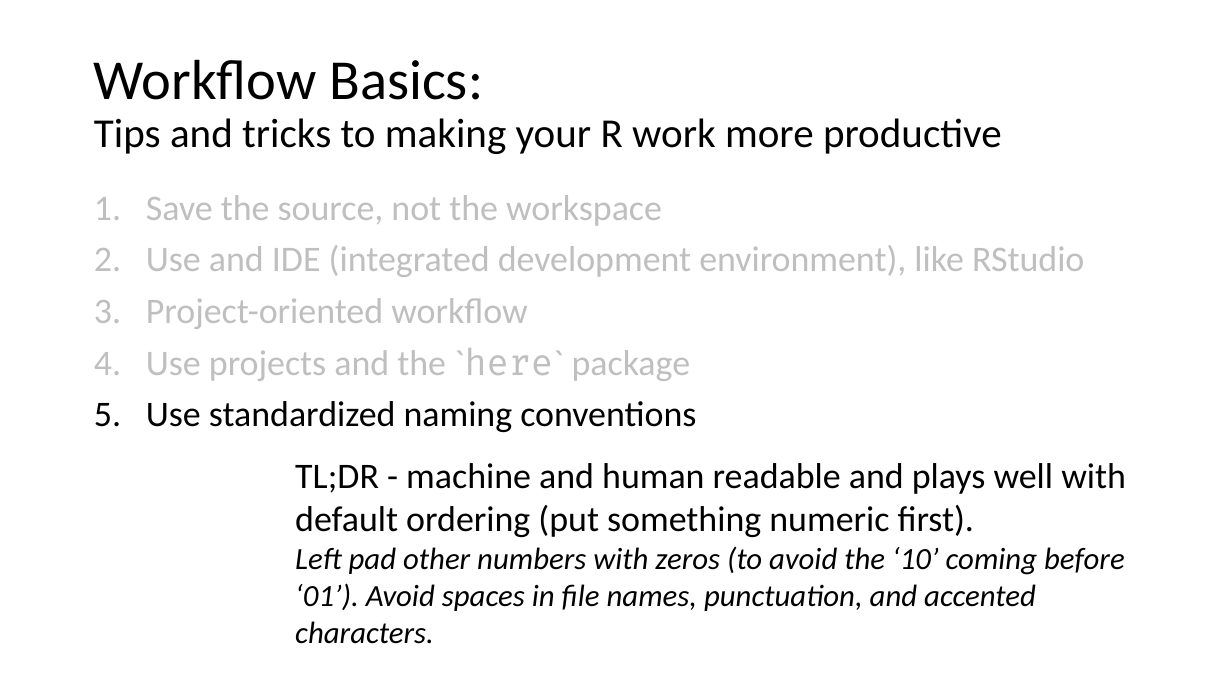
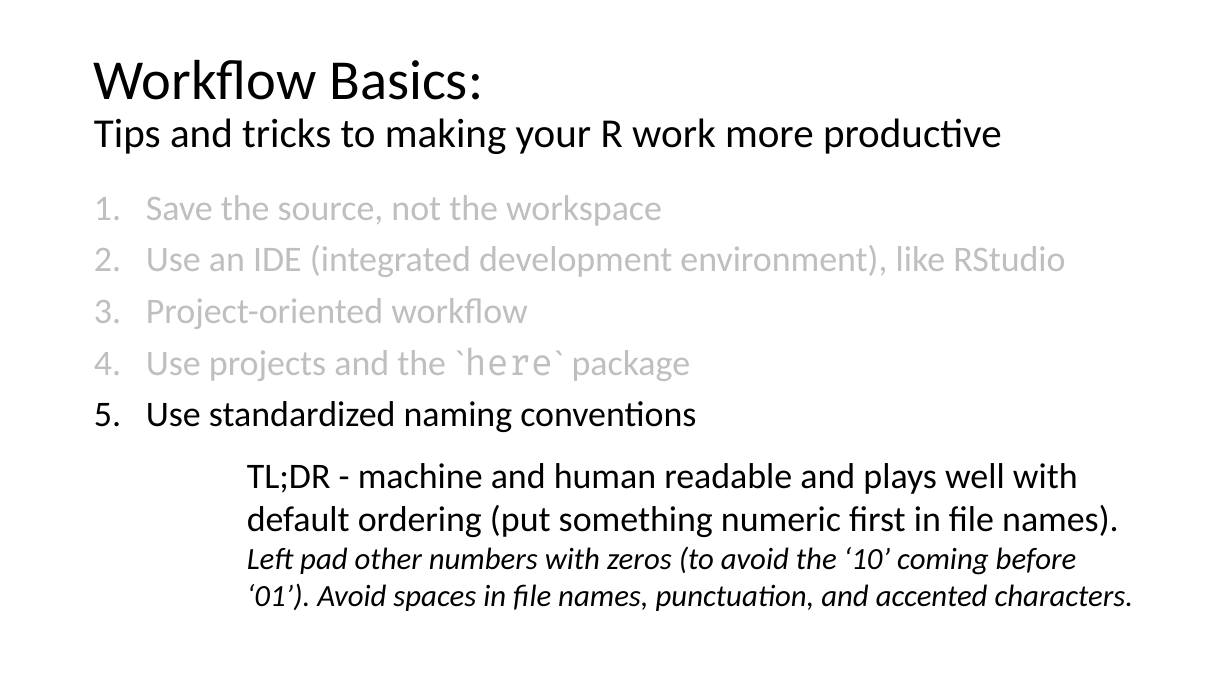
Before and after one commit to swmpkim/2019_CERF, a slide deck: slide 10 of slides/00_Introduction.pptx. Drawn at 1232x693 pixels with LibreOffice and Linux fonts; fonts in the diff are those of the drawing. Boxes give left, top, right and bottom in pixels: in the first picture for what was removed or moved away, otherwise in the second. Text is boxed around its words. In the diff, an @@ line names an element or a change of style, - is before the commit and + after.

Commit message:
fixed the "and IDE" typo. added brighter pic.

```diff
--- a/slides/00_Introduction.pptx
+++ b/slides/00_Introduction.pptx
@@ text at (146, 245, 1065, 277): text changed @@
-2. Use and IDE (integrated development environment), like RStudio
+2. Use an IDE (integrated development environment), like RStudio
@@ text "TL;DR - machine and human ...": place and size @@
-text "TL;DR - machine and human ..." at (295, 463, 1126, 644)
+text "TL;DR - machine and human ..." at (247, 463, 1134, 611)
@@ text at (247, 463, 1119, 537): text changed @@
-TL;DR - machine and human readable and plays well with default ordering (put something numeric first).
+TL;DR - machine and human readable and plays well with default ordering (put something numeric first in file names).
```
Also in this commit, not shown: 6 other slides changed.
